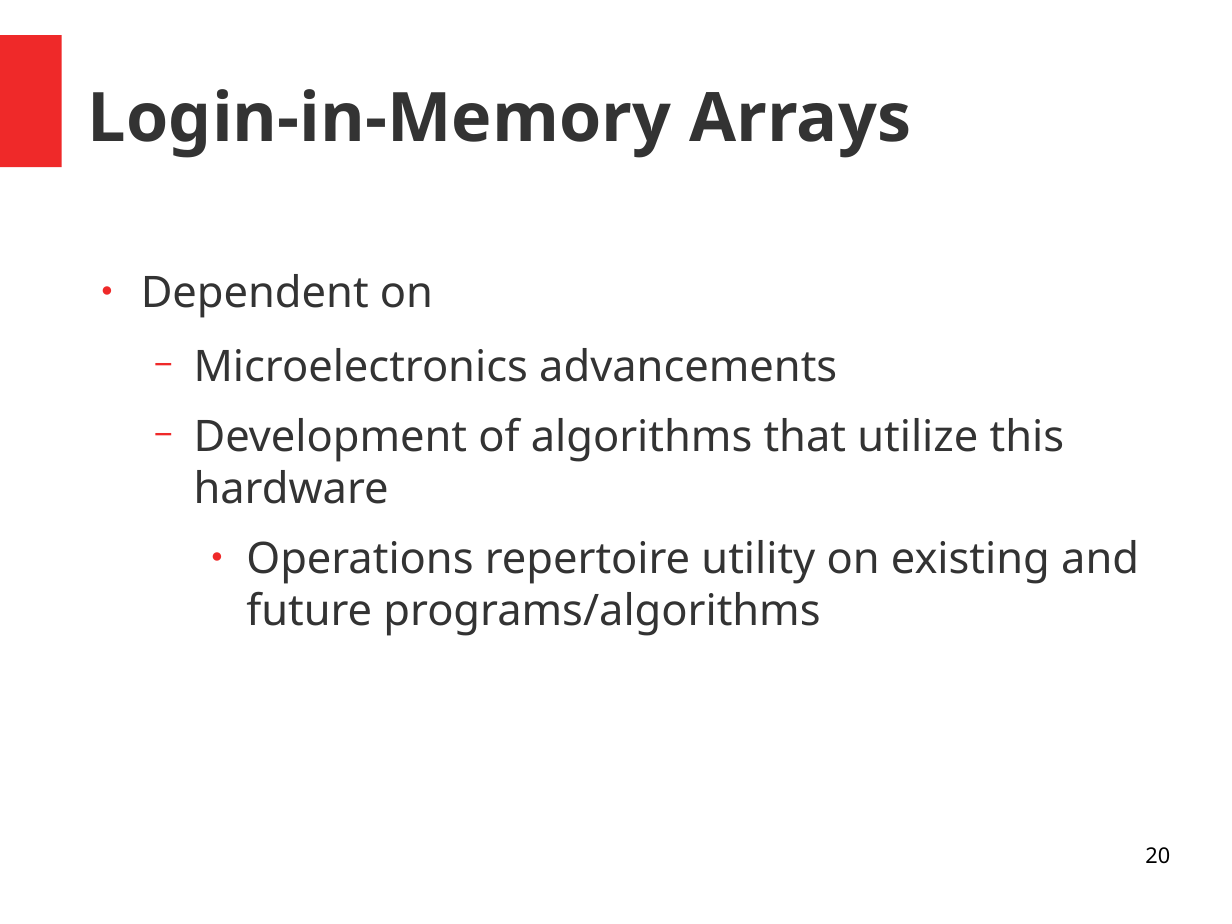
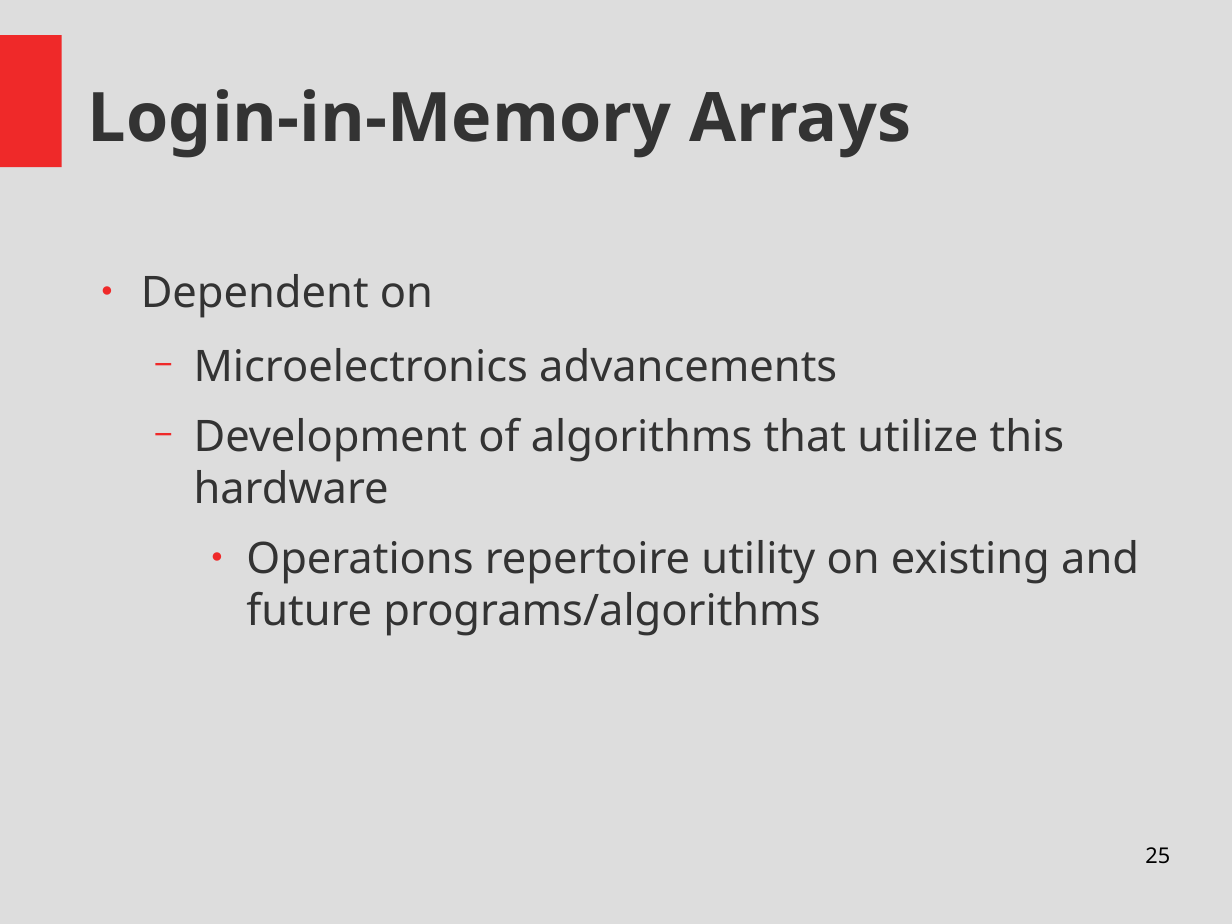
Before and after one commit to Thapep/PPS, a slide deck: slide 25 of inmemory/In Memory Processing Presentation.odp (slide 20 before the commit). Drawn at 1232x924 pixels with LibreOffice and Linux fonts; fonts in the diff are those of the drawing. Boxes give left, top, right and bottom in pixels: in the first picture for what was removed or moved away, otherwise in the second. Text is boxed around its words. In the diff, an @@ line names an element or a change of style, - is before the commit and + after.

```diff
--- a/inmemory/In Memory Processing Presentation.odp
+++ b/inmemory/In Memory Processing Presentation.odp
@@ background #FFFFFF to #DDDDDD @@
@@ page number at [1145,847,1170,864]: text changed @@
-20
+25
```
Also in this commit, not shown: 9 other slides changed, 5 slides added, 1 other file.
